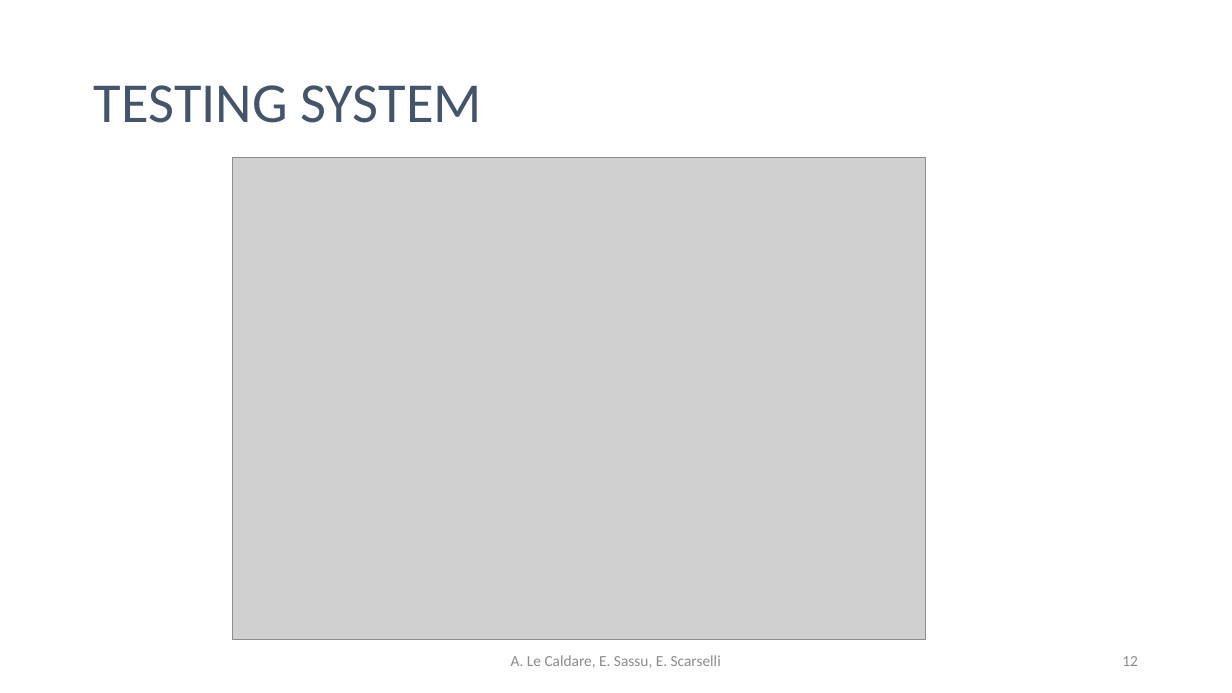
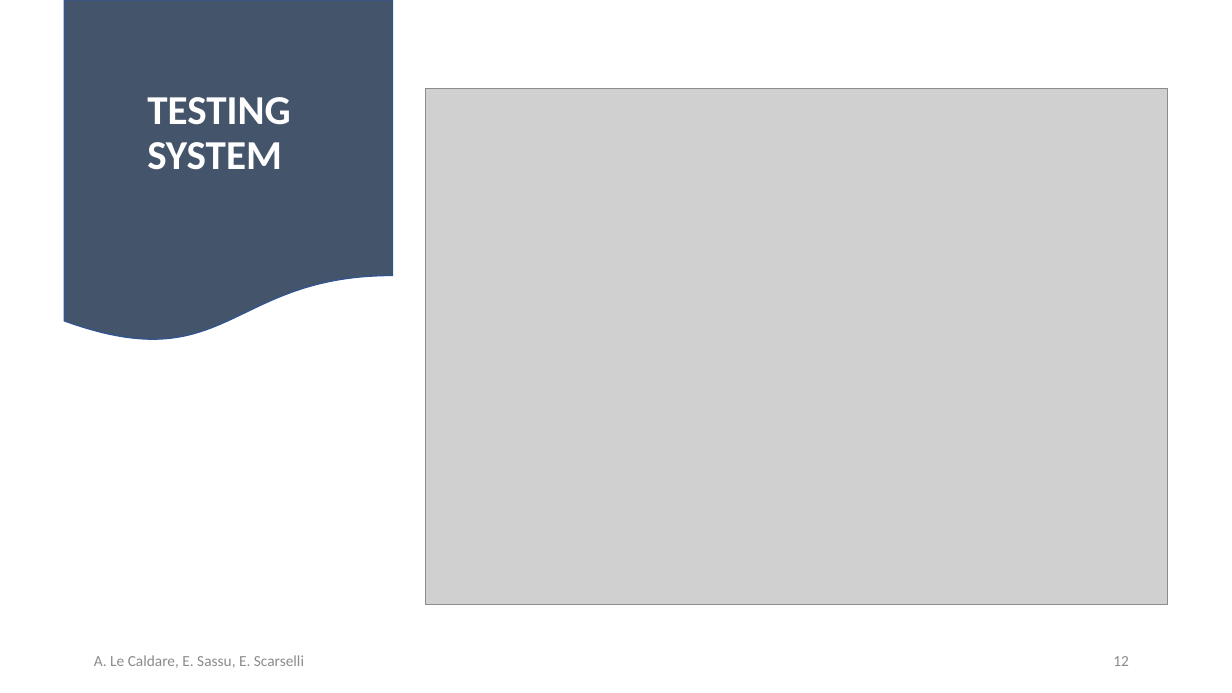
Before and after one commit to psoftware/ddosdefence-floodlight-controller, a slide deck: slide 12 of Docs/DDoSDefence.pptx. Drawn at 1232x693 pixels with LibreOffice and Linux fonts; fonts in the diff are those of the drawing; grey boxes stand for pictures. Boxes give left, top, right and bottom in pixels: in the first picture for what was removed or moved away, otherwise in the second. Text is boxed around its words. In the diff, an @@ line names an element or a change of style, - is before the commit and + after.

```diff
--- a/Docs/DDoSDefence.pptx
+++ b/Docs/DDoSDefence.pptx
@@ flow chart document added at <box>65,0,393,344</box>, fill #665453 @@
@@ flow chart document added at <box>65,0,393,344</box>, fill #44546A, outline #325491 1 pt @@
@@ title "TESTING SYSTEM": place and size @@
-title "TESTING SYSTEM" at <box>94,85,482,123</box>
+title "TESTING SYSTEM" at <box>138,14,342,253</box>
@@ title "TESTING SYSTEM" at <box>138,14,342,253</box>: size 44 to 32 pt, text colour #44546A to #FFFFFF, bold on; fill none to #44546A; outline none to #44546A 0.75 pt @@
@@ picture: place and size @@
-picture at <box>232,158,925,640</box>
+picture at <box>425,89,1168,604</box>
@@ text "A. Le Caldare, E. Sassu, ...": place and size @@
-text "A. Le Caldare, E. Sassu, ..." at <box>511,655,721,668</box>
+text "A. Le Caldare, E. Sassu, ..." at <box>94,655,304,668</box>
@@ text "A. Le Caldare, E. Sassu, ..." at <box>94,655,304,668</box>: alignment centre to left; more space between paragraphs @@
@@ page number: place and size @@
-page number at <box>1122,656,1138,666</box>
+page number at <box>1113,656,1129,666</box>
@@ page number at <box>1113,656,1129,666</box>: alignment right to left; more space between paragraphs @@
```
Also in this commit, not shown: 5 slides added, 1 slide removed.
